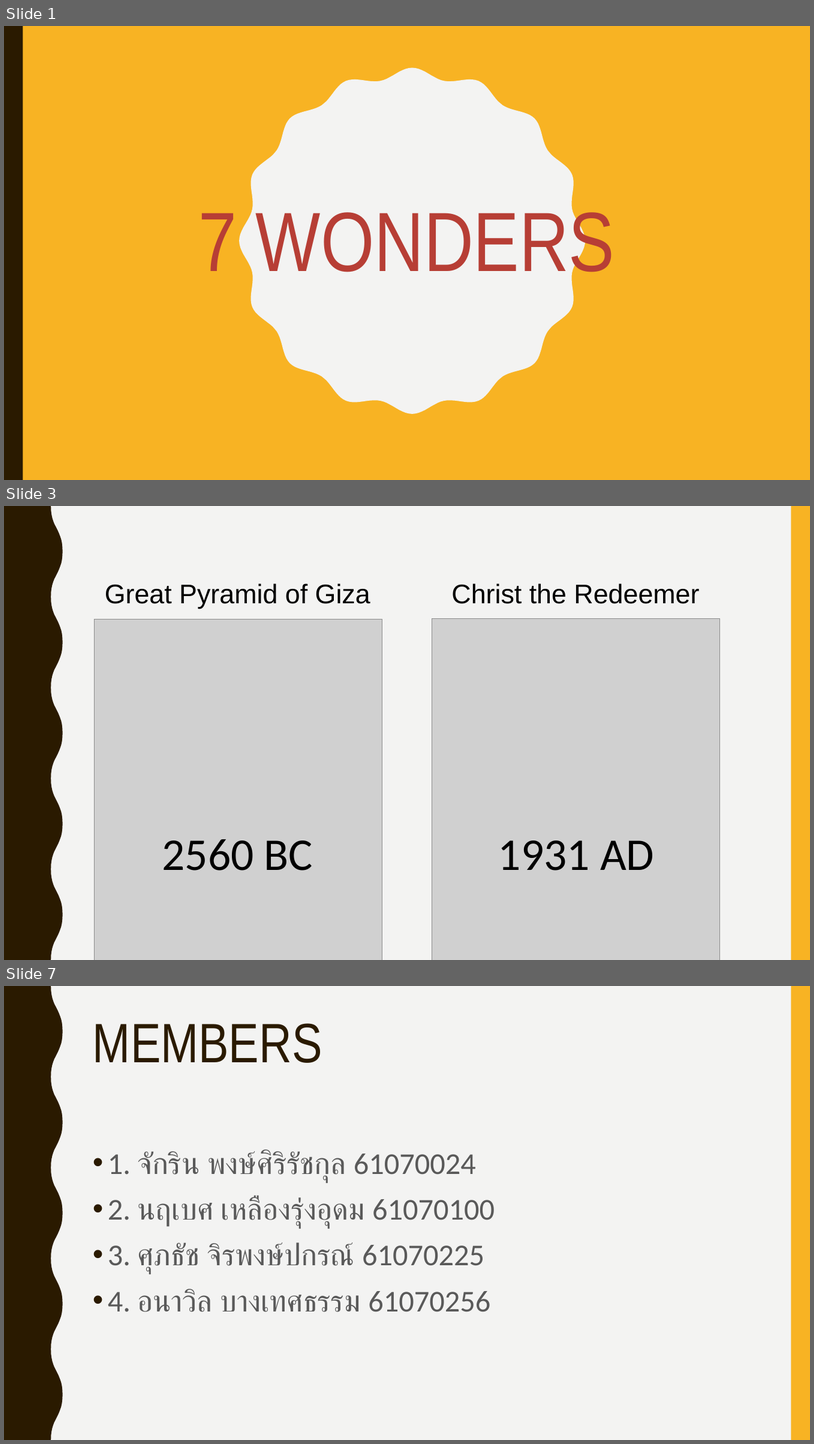
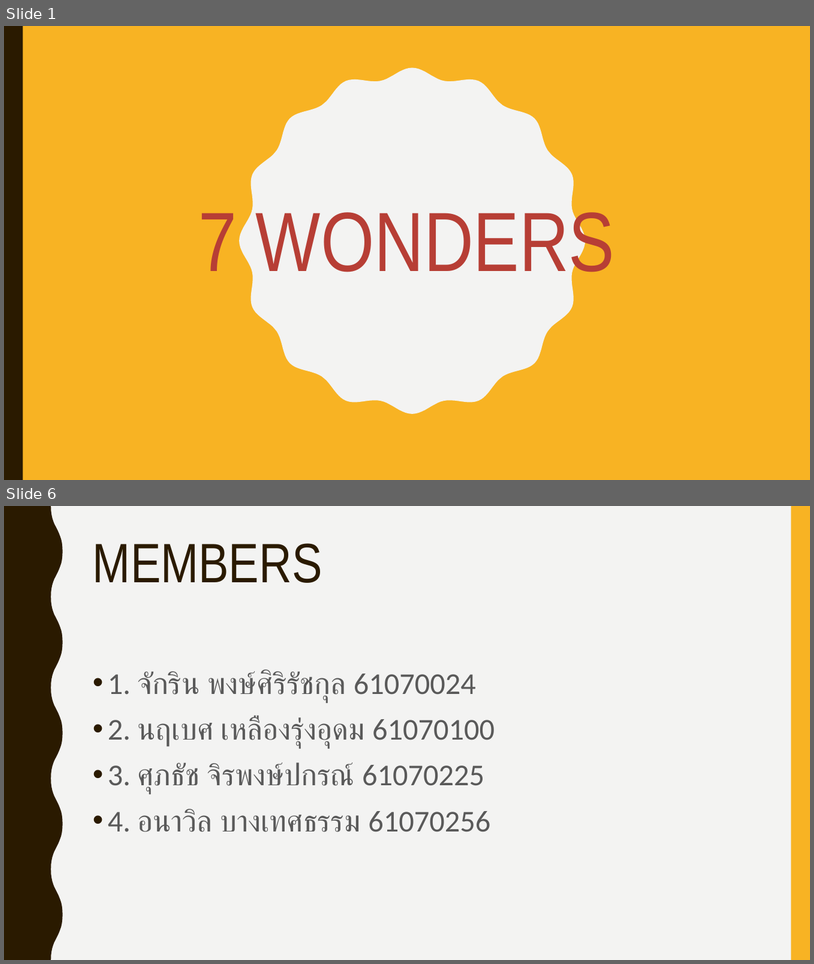
Before and after one commit to it61070256/7wonders, a slide deck: 7wonder.ppt. Shown one above the other, each under a label of ours: slides 1, 3 and 7 before the commit, slides 1 and 6 after it; the slides between them are not shown. The pictures are 814x1444 and 814x964 pixels, drawn with LibreOffice and Linux fonts; fonts in the diff are those of the drawing; grey boxes stand for pictures. Boxes give left, top, right and bottom in pixels: in the first picture for what was removed or moved away, otherwise in the second. Text is boxed around its words. In the diff, an @@ line names an element or a change of style, - is before the commit and + after.

```diff
--- a/7wonder.ppt
+++ b/7wonder.ppt
@@ slide 3 removed at bbox=[4, 506, 810, 960], background #F3F3F2; not listed: 2 template elements that a slide beside it also shows @@
@@ text removed at bbox=[105, 583, 371, 609] @@
-Great Pyramid of Giza
@@ text removed at bbox=[452, 583, 699, 604] @@
-Christ the Redeemer
@@ picture removed at bbox=[94, 619, 382, 960] @@
@@ picture removed at bbox=[432, 618, 720, 960] @@
@@ text removed at bbox=[162, 839, 313, 870] @@
-2560 BC
@@ text removed at bbox=[498, 840, 654, 870] @@
-1931 AD
@@ what was slide 7 is now slide 6 @@
```
Also in this commit, not shown: 4 slides changed, 1 slide added, 1 other file.
